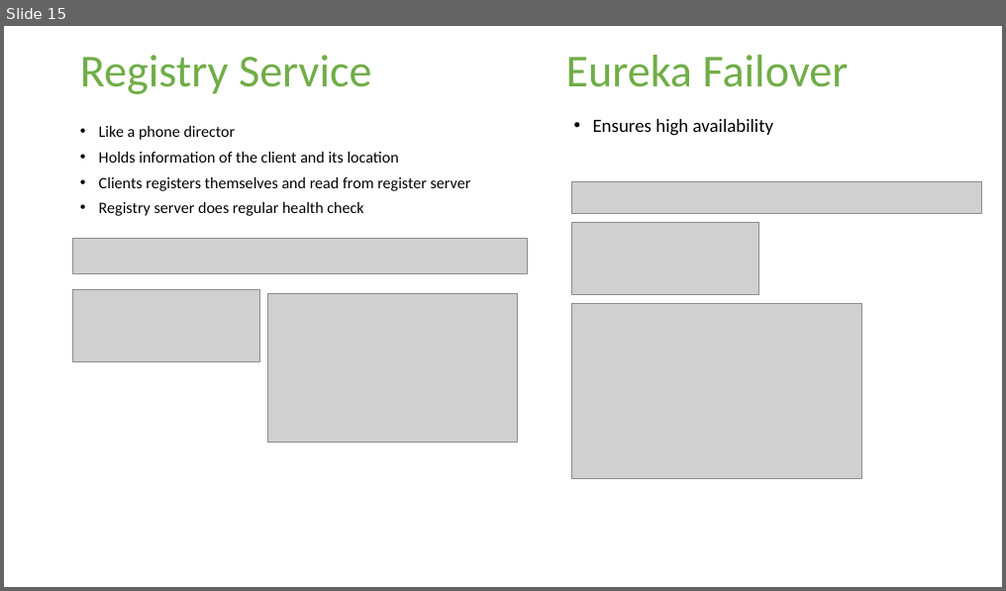
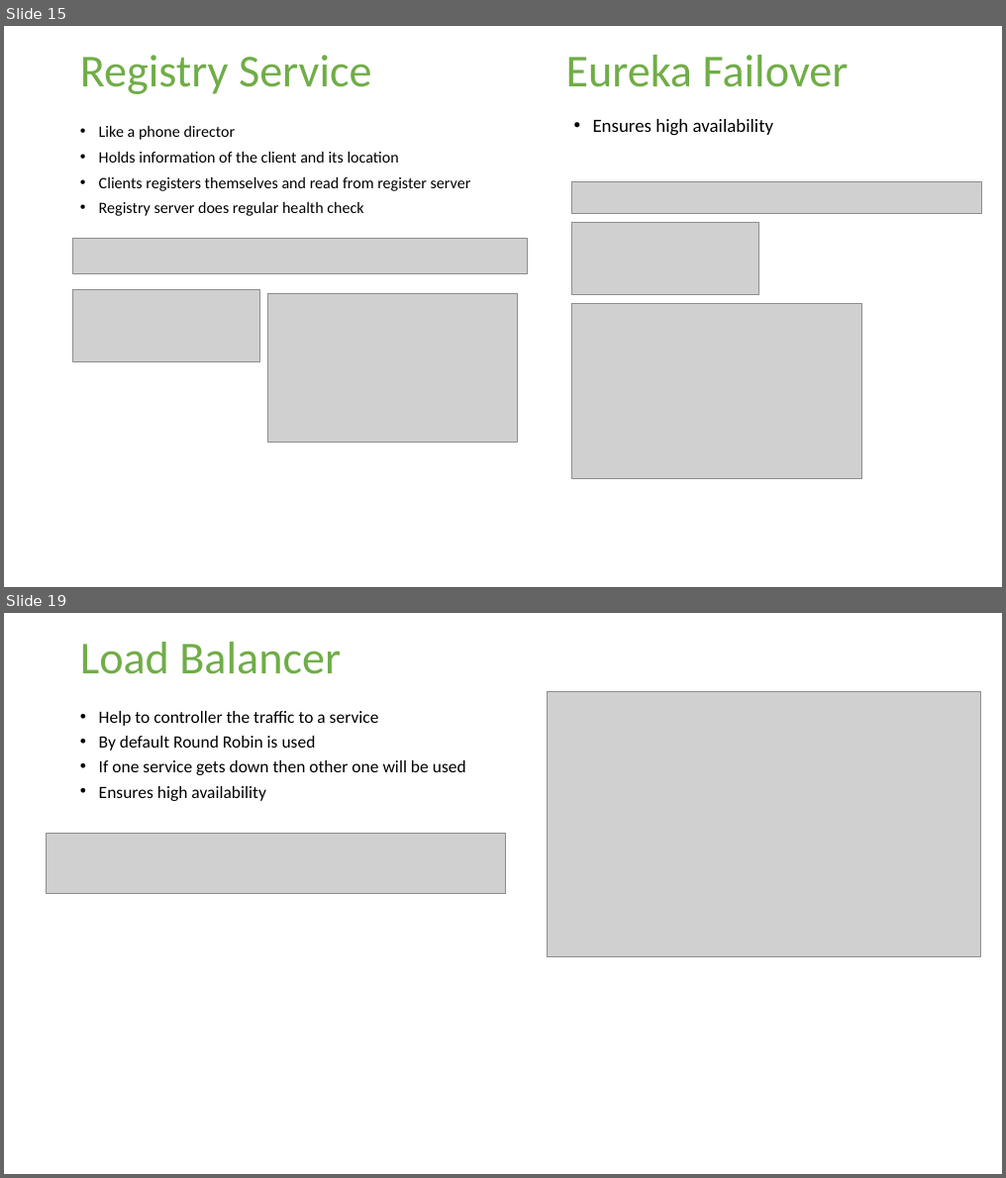
Before and after one commit to Technomax/Swa.WebStore, a slide deck: Documents/WebStore Presentation.pptx. Shown one above the other, each under a label of ours: slide 15 before the commit, slides 15 and 19 after it; the slides between them are not shown. The pictures are 1006x591 and 1006x1178 pixels, drawn with LibreOffice and Linux fonts; fonts in the diff are those of the drawing; grey boxes stand for pictures; background and template pictures are left out. Boxes give left, top, right and bottom in pixels: in the first picture for what was removed or moved away, otherwise in the second. Text is boxed around its words. In the diff, an @@ line names an element or a change of style, - is before the commit and + after.

```diff
--- a/Documents/WebStore Presentation.pptx
+++ b/Documents/WebStore Presentation.pptx
@@ slide 19 added at box(4, 613, 1002, 1174), background picture (left out) @@
@@ title added at box(80, 642, 341, 674), 44 pt, text #70AD47 @@
+Load Balancer
@@ picture added at box(547, 692, 980, 958) @@
@@ text added at box(99, 711, 466, 801), 16.6 pt, text #000000 @@
+• Help to controller the traffic to a service
+• By default Round Robin is used
+• If one service gets down then other one will be used
+• Ensures high availability
@@ picture added at box(46, 833, 506, 894) @@
```
Also in this commit, not shown: 1 slide changed, 10 other slides added, 11 other files.
